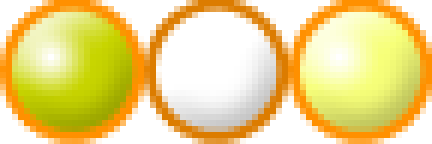
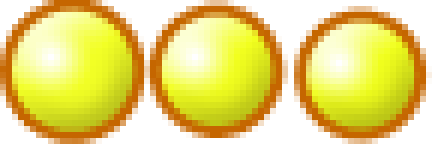
Layered file, before and after one edit (432 x 144). Changes by layer:
painted on "Фигура 2 (копия)" over (12, 6, 138, 132)
painted on "Фигура 2 (копия) 2" over (156, 6, 282, 132)
painted on "Фигура 2 (копия) 3" over (300, 6, 426, 132)
